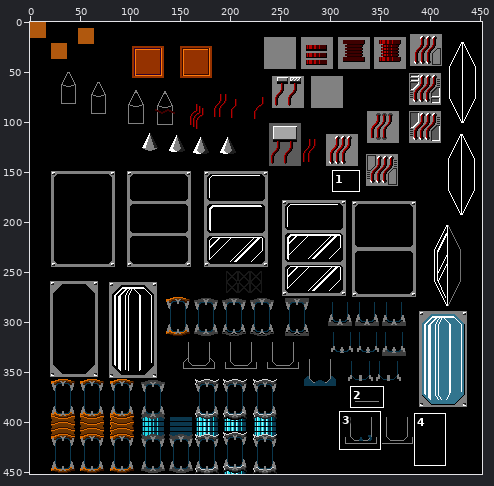
A sprite sheet gets an edit: docs/concept-art/new/scraps/scraps_scifi_grey1.png. Above: a wide view before the commit, with the close-up outlined.
Close-up. Earlier state:
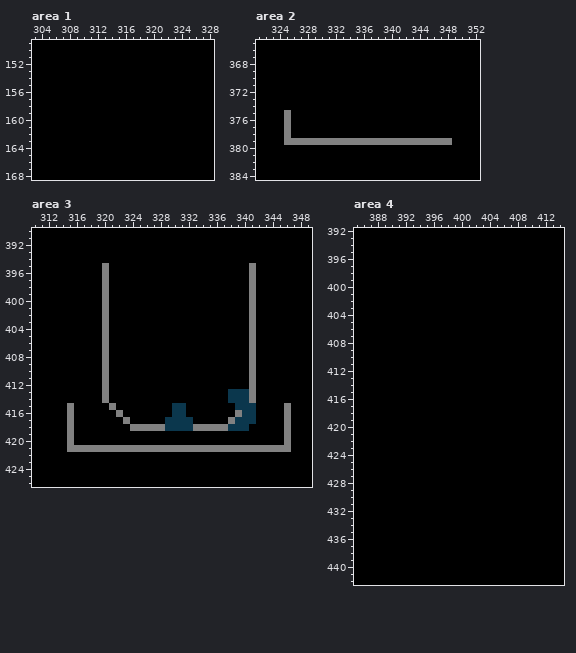
The file is 452x452 pixels. Colours within 5 levels of each other are drawn and written as one. Shown: area 1: x 303..328, y 149..168; area 2: x 321..352, y 365..384; area 3: x 310..349, y 390..426; area 4: x 385..414, y 392..442. The commit also changed other parts of the picture, which this record leaves out.
Now the later version:
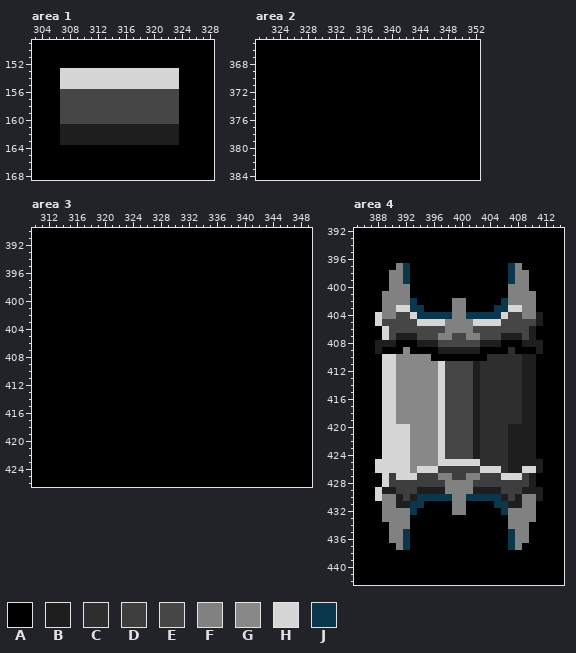
Palette (. is transparent): A #000000  B #1e1e1e  C #2e2e2e  D #3e3e3e  E #464646  F #818181  G #888888  H #d6d6d6  J #0b374d
What changed:
Changed rows in their new state; - is an unchanged pixel.
Area 1:
first column x 307:
153 HHHHHHHHHHHHHHHHH
154 HHHHHHHHHHHHHHHHH
155 HHHHHHHHHHHHHHHHH
156 EEEEEEEEEEEEEEEEE
157 EEEEEEEEEEEEEEEEE
158 EEEEEEEEEEEEEEEEE
159 EEEEEEEEEEEEEEEEE
160 EEEEEEEEEEEEEEEEE
161 BBBBBBBBBBBBBBBBB
162 BBBBBBBBBBBBBBBBB
163 BBBBBBBBBBBBBBBBB
Area 2:
first column x 325:
375 A-----------------------
376 A-----------------------
377 A-----------------------
378 A-----------------------
379 AAAAAAAAAAAAAAAAAAAAAAAA
Area 3:
first column x 315:
395 -----A--------------------A-----
396 -----A--------------------A-----
397 -----A--------------------A-----
398 -----A--------------------A-----
399 -----A--------------------A-----
400 -----A--------------------A-----
401 -----A--------------------A-----
402 -----A--------------------A-----
403 -----A--------------------A-----
404 -----A--------------------A-----
405 -----A--------------------A-----
406 -----A--------------------A-----
407 -----A--------------------A-----
408 -----A--------------------A-----
409 -----A--------------------A-----
410 -----A--------------------A-----
411 -----A--------------------A-----
412 -----A--------------------A-----
413 -----A-----------------AAAA-----
414 -----A-----------------AAAA-----
415 A-----A--------AA-------AAA----A
416 A------A-------AA-------AAA----A
417 A-------A-----AAAA-----AAAA----A
418 A--------AAAAAAAAAAAAAAAAA-----A
419 A------------------------------A
420 A------------------------------A
421 AAAAAAAAAAAAAAAAAAAAAAAAAAAAAAAA
Area 4:
first column x 388:
397 ---FJ--------------JF---
398 --FFJ--------------JFF--
399 --FFJ--------------JFF--
400 --FFF--------------FFF--
401 -FFFF--------------FFFF-
402 -FFFFJ-----FF-----JFFFF-
403 -FFHHJJ----FF----JJHHFF-
404 HFFEEHJJJJJFFJJJJJHEEFFB
405 HEEEEEHHHHFFFFHHHHEEEEEB
406 -HEEEEEEEEFFFFEEEEEEEEB-
407 -HEBBBEEEFFEEFFEEEBBBEB-
408 BBB---BBBEEEEEEBBB---BBB
409 B---G----BBBBBB----C---B
410 -HHGGGGG--------CCCCCBB-
411 -HHGGGGGGHEEEEBCCCCCCBB-
412 -HHGGGGGGHEEEEBCCCCCCBB-
413 -HHGGGGGGHEEEEBCCCCCCBB-
414 -HHGGGGGGHEEEEBCCCCCCBB-
415 -HHGGGGGGHEEEEBCCCCCCBB-
416 -HHGGGGGGHEEEEBCCCCCCBB-
417 -HHGGGGGGHEEEEBCCCCCCBB-
418 -HHGGGGGGHEEEEBCCCCCCBB-
419 -HHGGGGGGHEEEEBCCCCCCBB-
420 -HHHHGGGGHEEEEBCCCCBBBB-
421 -HHHHGGGGHEEEEBCCCCBBBB-
422 -HHHHGGGGHEEEEBCCCCBBBB-
423 -HHHHGGGGHEEEEBCCCCBBBB-
424 -HHHHGGGGHEEEEBCCCCBBBB-
425 HHHHHGGGGHHHHHHCCCCBBBBB
426 HHHHHGHHHDDDDDDHHHCBBHHB
427 -HDHHHDDDFFDDFFDDDHHHDB-
428 -HDDDDDDDDFFFFDDDDDDDDB-
429 HBBDDDBBBBFFFFBBBBDDDBBB
430 HFFBDBJJJJJFFJJJJJBDBFFB
431 -FFBBJJ----FF----JJBBFF-
432 -FFFFJ-----FF-----JFFFF-
433 -FFFF--------------FFFF-
434 --FFF--------------FFF--
435 --FFJ--------------JFF--
436 --FFJ--------------JFF--
437 ---FJ--------------JF---
Changed places in both close-ups, as pixel boxes (x1, y1, x2, y2):
changed: (60, 68, 179, 145)
changed: (284, 110, 452, 145)
changed: (67, 263, 291, 452)
changed: (375, 263, 543, 550)
